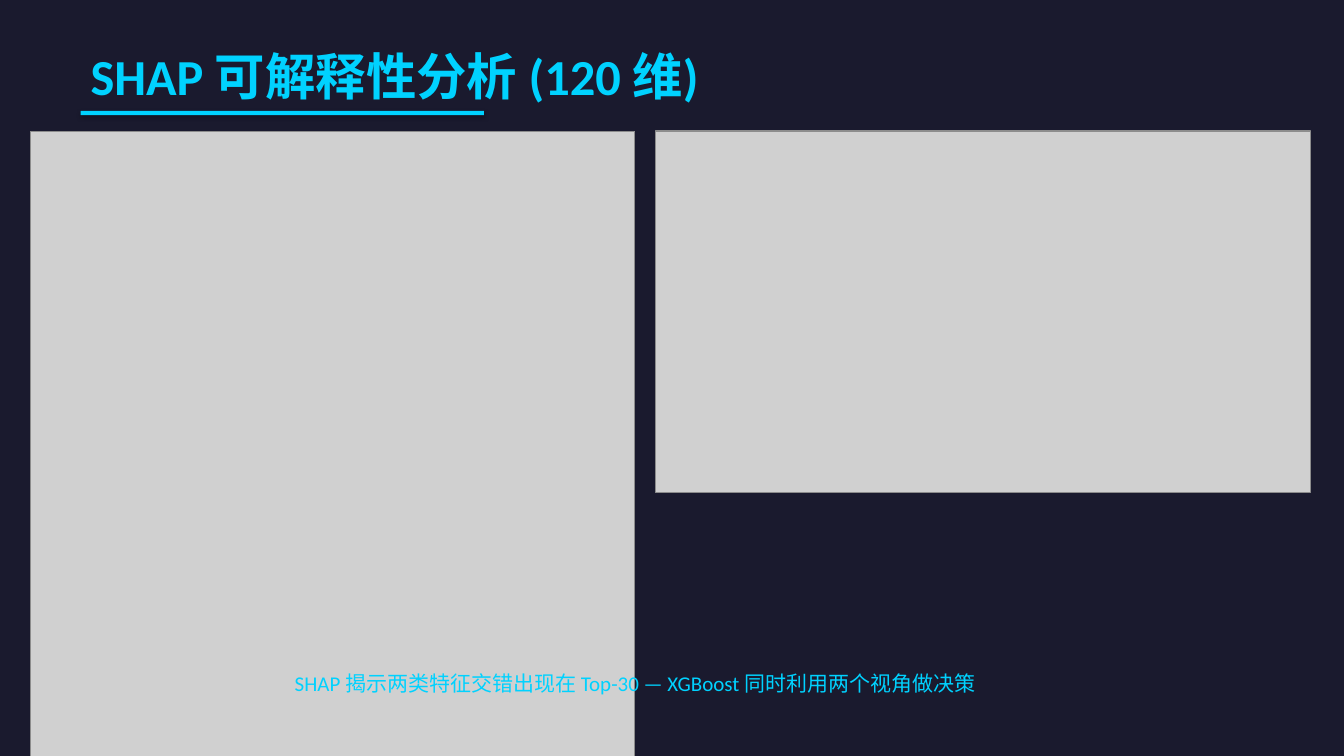
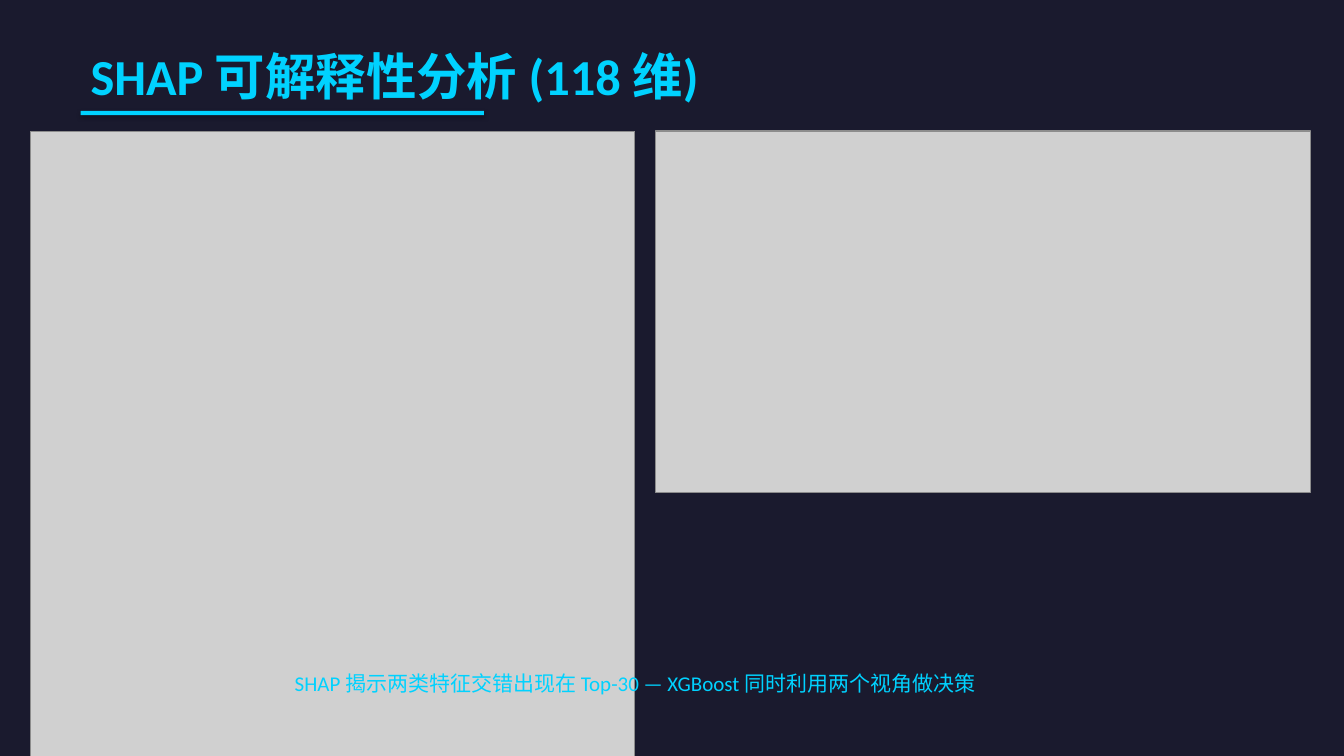
Before and after one commit to HaibinLai/HC3, a slide deck: slide 12 of reports/AIGC_Detection_Presentation.pptx. Drawn at 1344x756 pixels with LibreOffice and Linux fonts; fonts in the diff are those of the drawing; grey boxes stand for pictures. Boxes give left, top, right and bottom in pixels: in the first picture for what was removed or moved away, otherwise in the second. Text is boxed around its words. In the diff, an @@ line names an element or a change of style, - is before the commit and + after.

```diff
--- a/reports/AIGC_Detection_Presentation.pptx
+++ b/reports/AIGC_Detection_Presentation.pptx
@@ text at box(91, 52, 698, 103): text changed @@
-SHAP 可解释性分析 (120 维)
+SHAP 可解释性分析 (118 维)
```
Also in this commit, not shown: 5 other slides changed, 2 other files.
